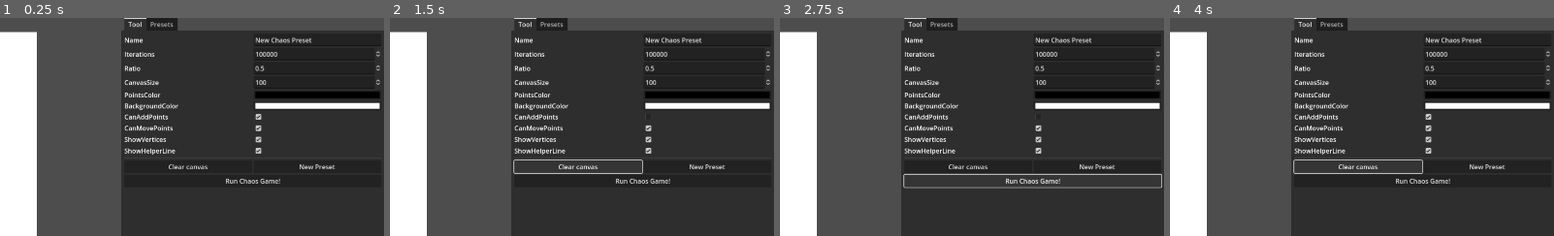
Above: before the commit, frames 1-4 (left to right).
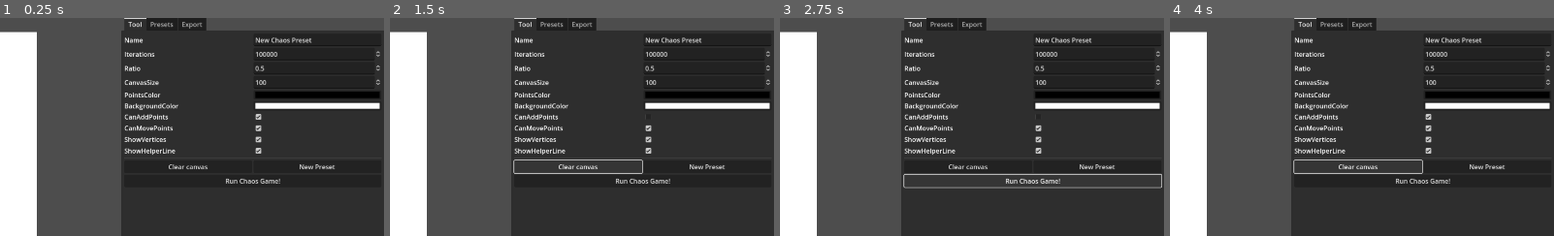
Above: after the commit, the same moments.

Repository: VojtaStruhar/chaos-game
Game: Godot game, scene res://main.tscn
Same seed, same stepped clock (60 frames per second), same inputs: the game is played once before the commit and once after it.
Inputs (mouse positions are % of the whole screen's width and height, from its top left):
- Up to frame 1 (0.25 s): no input
- Up to frame 2 (1.5 s): click (91, 23) at 0.52 s; click "Clear canvas" at 1.25 s
- Up to frame 3 (2.75 s): click "Run Chaos Game!" at 2 s
- Up to frame 4 (4 s): click (91, 23) at 2.77 s; click "Clear canvas" at 3.5 s
The pictures show only the part of the screen within x 50-100%, y 0-50%; the shares and areas given below are measured in that part.

The runs differ from the first frame. In frame 1, 0.4% of the frame differs, in the area x 46-54%, y 0-6%; in frame 2, 0.4%; in frame 3, 0.4%; in frame 4, 0.4%.

Commit message:
Custom changed signals for chaos preset
We don't want to redraw the entire chaos game every time something changes. Split UI-changes and actual chaos game changes

Diff:
--- a/chaos_preset.gd
+++ b/chaos_preset.gd
@@ -1,26 +1,44 @@
 class_name ChaosPreset extends Resource
 
+signal chaos_changed
+signal ui_changed
 
 ## Name of this particular preset.
 @export var name: String = "New Chaos Preset"
 
 ## How many iterations should the chaos game run for
-@export_range(5_000, 1_000_000, 5_000) var iterations: int = 100_000
+@export_range(5_000, 1_000_000, 5_000) var iterations: int = 100_000:
+	set(v):
+		iterations = v
+		chaos_changed.emit()
 
 ## How far to a vertex should the chaos game go. Typically below 1, but can also go higher.
-@export_range(0.001, 2, 0.001) var ratio: float = 0.5
+@export_range(0.001, 2, 0.001) var ratio: float = 0.5:
+	set(v):
+		ratio = v
+		chaos_changed.emit()
 
 ## Vertices on the canvas. Format: [0, 0] is topleft and [1,1] bottom right.
 @export var points: Array[Vector2] = []
+
+func append_point(point: Vector2) -> void:
+	points.append(point)
+	chaos_changed.emit()
 
 ## Always a square.
 var canvas_size: int = 1024
 
 ## Color for the drawn points
-@export var points_color: Color = Color.BLACK
+@export var points_color: Color = Color.BLACK:
+	set(v):
+		points_color = v
+		chaos_changed.emit()
 
 ## Canvas color
-@export var background_color: Color = Color.WHITE
+@export var background_color: Color = Color.WHITE:
+	set(v):
+		background_color = v
+		chaos_changed.emit()
 
 ## If adding new points is allowed
 @export var can_add_points: bool = true
@@ -29,7 +47,13 @@
 @export var can_move_points: bool = true
 
 ## Show helper "handles" on vertices
-@export var show_vertices: bool = true
+@export var show_vertices: bool = true:
+	set(v):
+		show_vertices = v
+		ui_changed.emit()
 
 ## Outline the vertices with a line. Order of the vertices starts to matter here!
-@export var show_helper_line: bool = true
+@export var show_helper_line: bool = true:
+	set(v):
+		show_helper_line = v
+		ui_changed.emit()
--- a/main.gd
+++ b/main.gd
@@ -127,7 +127,9 @@
 
 	# Hook up signals
 	panel_tool.preset = preset
-	preset.changed.connect(run_chaos_game)
+	preset.chaos_changed.connect(run_chaos_game)
+	preset.ui_changed.connect(update_ui)
+
 
 
 ## Adds the point to helper line and creates vertex handles
@@ -148,3 +150,9 @@
 	helper_line.clear_points()
 	for child in helper_line.get_children():
 		child.queue_free()
+
+func update_ui() -> void:
+	helper_line.default_color.a = 1 if preset.show_helper_line else 0
+
+	for handle in helper_line.get_children():
+		(handle as Node2D).visible = preset.show_vertices
--- a/main.tscn
+++ b/main.tscn
@@ -80,6 +80,17 @@
 [node name="Tree" type="Tree" parent="CanvasLayer/SidePanel/TabContainer/Presets"]
 layout_mode = 2
 
+[node name="Export" type="MarginContainer" parent="CanvasLayer/SidePanel/TabContainer"]
+visible = false
+layout_mode = 2
+
+[node name="VBoxContainer" type="VBoxContainer" parent="CanvasLayer/SidePanel/TabContainer/Export"]
+layout_mode = 2
+
+[node name="Label" type="Label" parent="CanvasLayer/SidePanel/TabContainer/Export/VBoxContainer"]
+layout_mode = 2
+text = "Export options coming soon :)"
+
 [node name="Game" type="Sprite2D" parent="."]
 unique_name_in_owner = true
 position = Vector2(546, 547)
--- a/property_fields/checkbox_field.tscn
+++ b/property_fields/checkbox_field.tscn
@@ -17,7 +17,6 @@
 	check_box.button_pressed = preset.get(prop_stringname)
 	check_box.toggled.connect(func(v):
 		preset.set(prop_stringname, v)
-		preset.emit_changed()
 	)
 "
 
--- a/property_fields/color_field.tscn
+++ b/property_fields/color_field.tscn
@@ -21,7 +21,6 @@
 	# trigger changes and chaos re-runs.
 	color_picker_button.popup_closed.connect(func():
 		preset.set(prop_stringname, color_picker_button.color)
-		preset.emit_changed()
 	)
 "
 
--- a/property_fields/number_field.tscn
+++ b/property_fields/number_field.tscn
@@ -33,7 +33,6 @@
 
 	spin_box.value_changed.connect(func(v):
 		preset.set(prop_stringname, v)
-		preset.emit_changed()
 	)
 "
 
--- a/property_fields/text_field.tscn
+++ b/property_fields/text_field.tscn
@@ -20,7 +20,6 @@
 
 	line_edit.text_submitted.connect(func(v):
 		preset.set(prop_stringname, v)
-		preset.emit_changed()
 	)
 "
 
